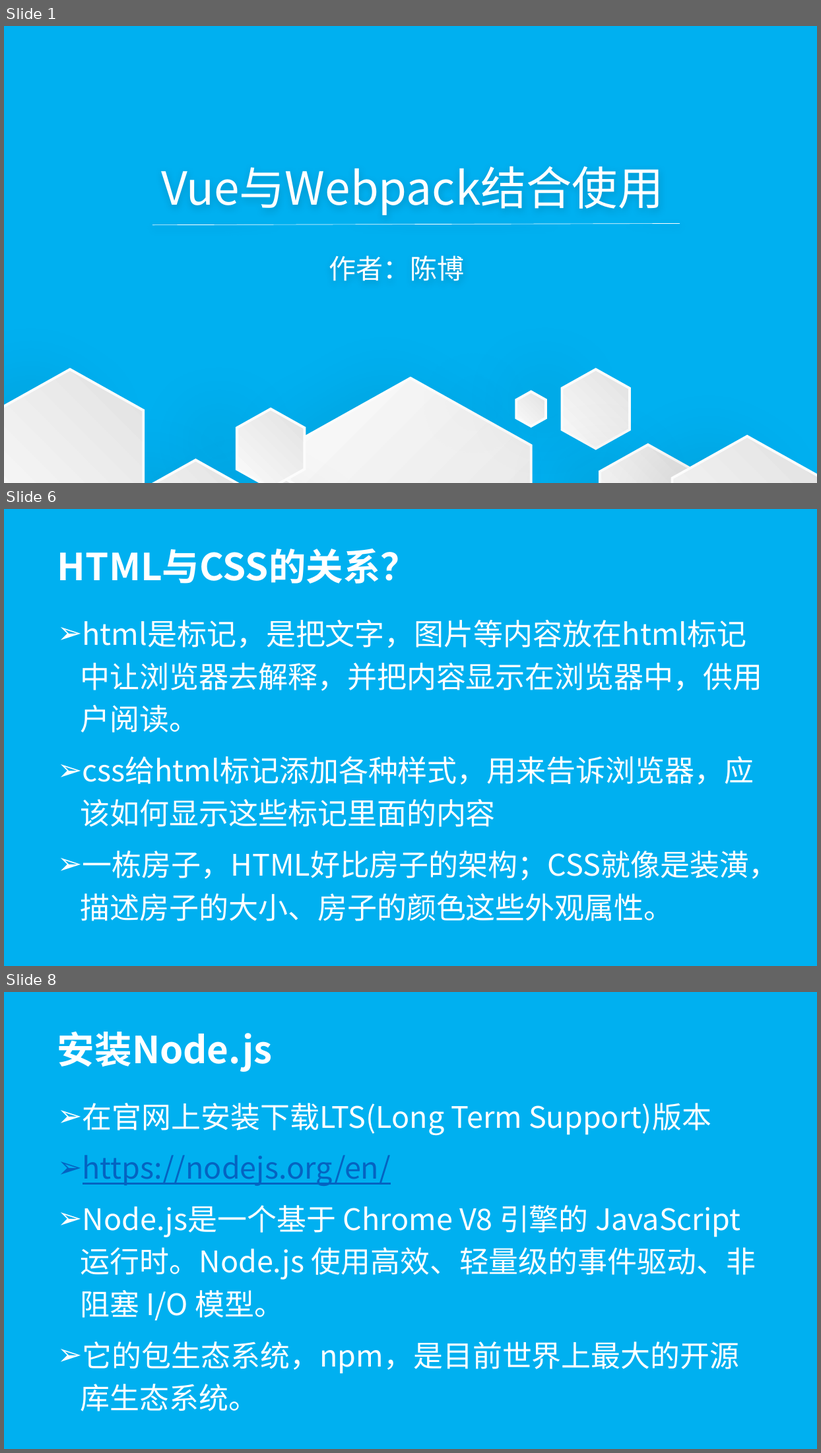
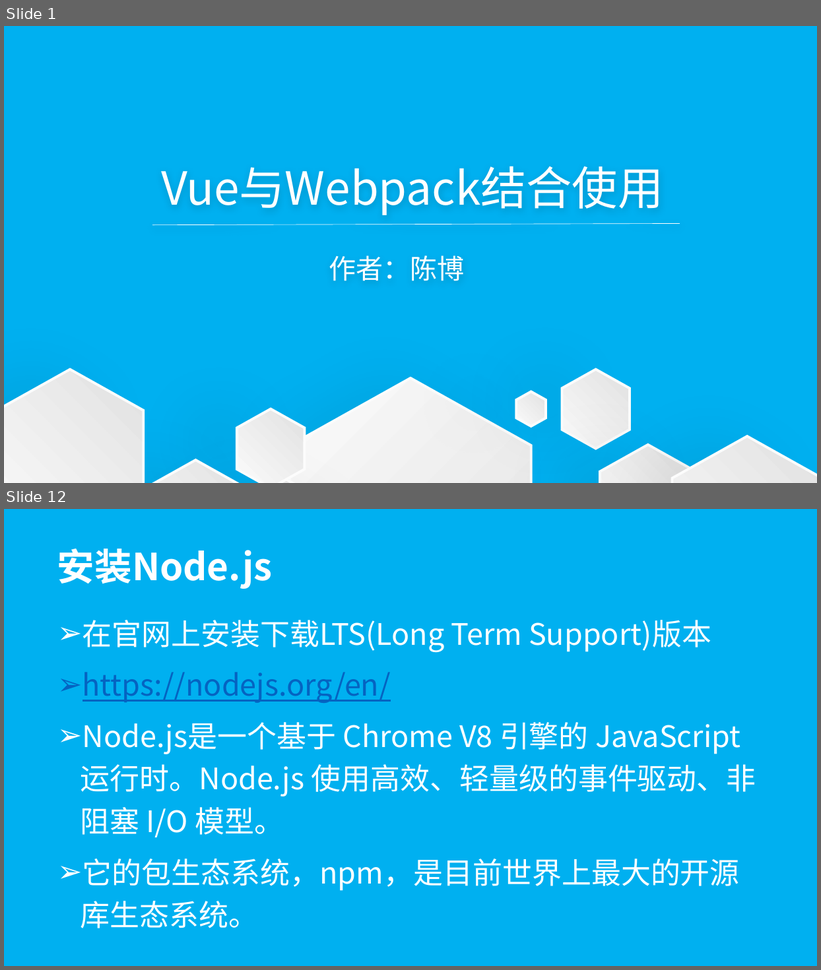
Before and after one commit to wugenshui/ppt, a slide deck: vue-webpack/vue-webpack.pptx. Shown one above the other, each under a label of ours: slides 1, 6 and 8 before the commit, slides 1 and 12 after it; the slides between them are not shown. The pictures are 821x1453 and 821x970 pixels, drawn with LibreOffice and Linux fonts; fonts in the diff are those of the drawing. Boxes give left, top, right and bottom in pixels: in the first picture for what was removed or moved away, otherwise in the second. Text is boxed around its words. In the diff, an @@ line names an element or a change of style, - is before the commit and + after.

Commit message:
样式剥离

```diff
--- a/vue-webpack/vue-webpack.pptx
+++ b/vue-webpack/vue-webpack.pptx
@@ slide 6 removed at (4,509,817,966), background #00B0F0 @@
@@ title removed at (57,549,418,584) @@
-HTML与CSS的关系？
@@ subtitle removed at (81,620,779,921) @@
-➢ html是标记，是把文字，图片等内容放在html标记中让浏览器去解释，并把内容显示在浏览器中，供用户阅读。
-➢ css给html标记添加各种样式，用来告诉浏览器，应该如何显示这些标记里面的内容
-➢ 一栋房子，HTML好比房子的架构；CSS就像是装潢，描述房子的大小、房子的颜色这些外观属性。
@@ what was slide 8 is now slide 12 @@
```
Also in this commit, not shown: 2 slides changed, 11 slides added, 7 other slides removed, 6 other files.
